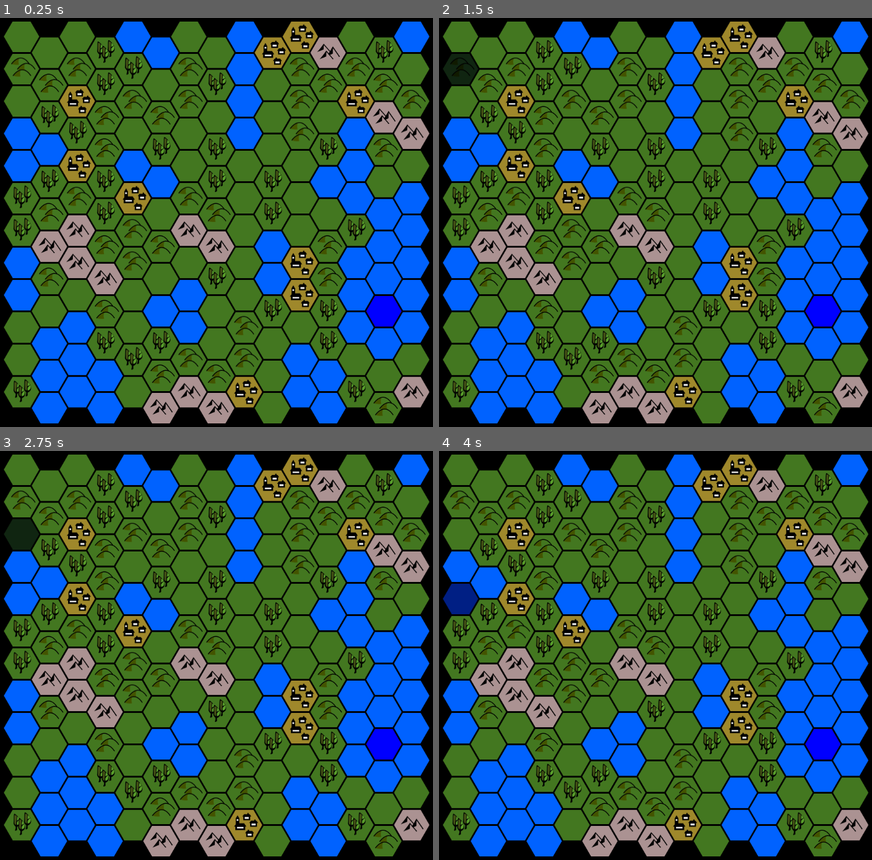
Above: before the commit, frames 1-4 (two rows, left to right).
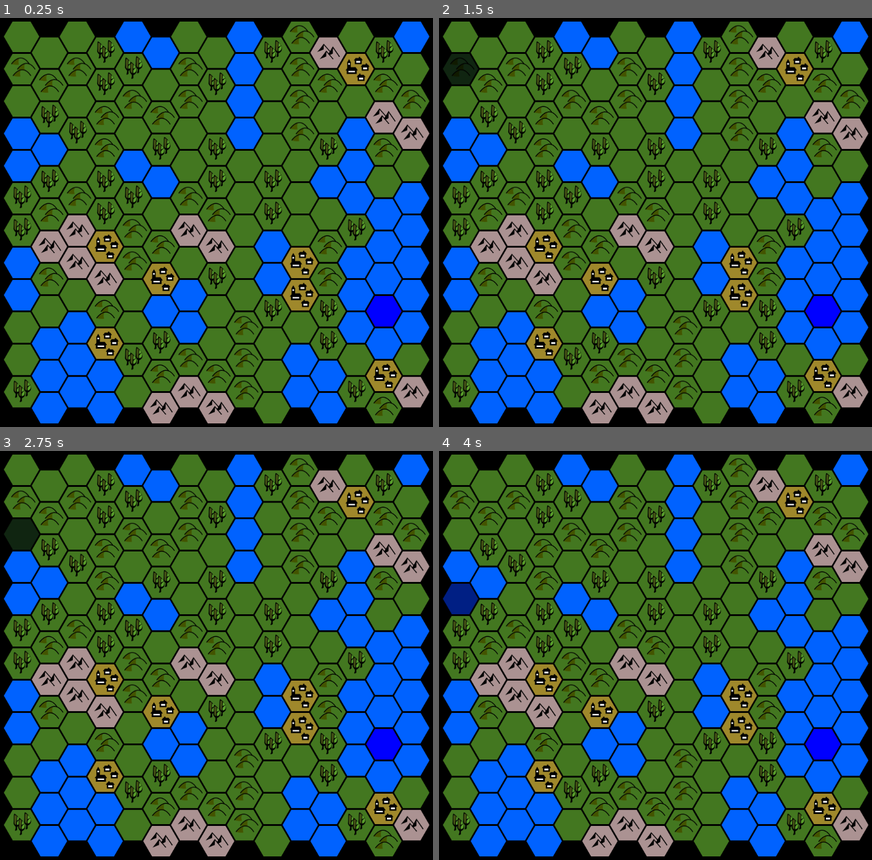
Above: after the commit, the same moments.

Repository: Liagson/HexiMaps
Game: Godot game, scene res://scenes/Game.tscn
Same seed, same stepped clock (60 frames per second), same inputs: the game is played once before the commit and once after it.
Inputs (mouse positions are in pixels of both pictures, inside the frame that each line leads up to):
- Up to frame 1 (0.25 s): no input
- Up to frame 2 (1.5 s): tap Enter at 0.5 s; move the mouse to (460, 38) at 0.52 s; tap Space at 1.25 s; move the mouse to (460, 67) at 1.27 s
- Up to frame 3 (2.75 s): tap Enter at 2 s; move the mouse to (21, 532) at 2.02 s
- Up to frame 4 (4 s): tap Space at 2.75 s; move the mouse to (460, 565) at 2.77 s; tap Enter at 3.5 s; move the mouse to (460, 598) at 3.52 s

The runs differ from the first frame. In frame 1, 5.5% of the frame differs, in the area x 13-93%, y 0-96%; in frame 2, 5.5%; in frame 3, 5.5%; in frame 4, 5.5%.

Commit message:
No town in the borders

Diff:
--- a/scripts/mapCreation/MapCreator.gd
+++ b/scripts/mapCreation/MapCreator.gd
@@ -51,8 +51,8 @@
 					matrix[x][y].geoType = TileGeoInfo.TileTipe.forest_standard
 
 func setTowns(matrix):
-	for x in range(matrix.size()):
-		for y in range(matrix[0].size()):
+	for x in range(1, matrix.size() - 1):
+		for y in range(1, matrix[0].size() - 1):
 			if TileGeoInfo.isTileBuildable(matrix[x][y].geoType):
 				var diceResult = randi()%20+1
 				# TODO: this should be defined somewhere else
